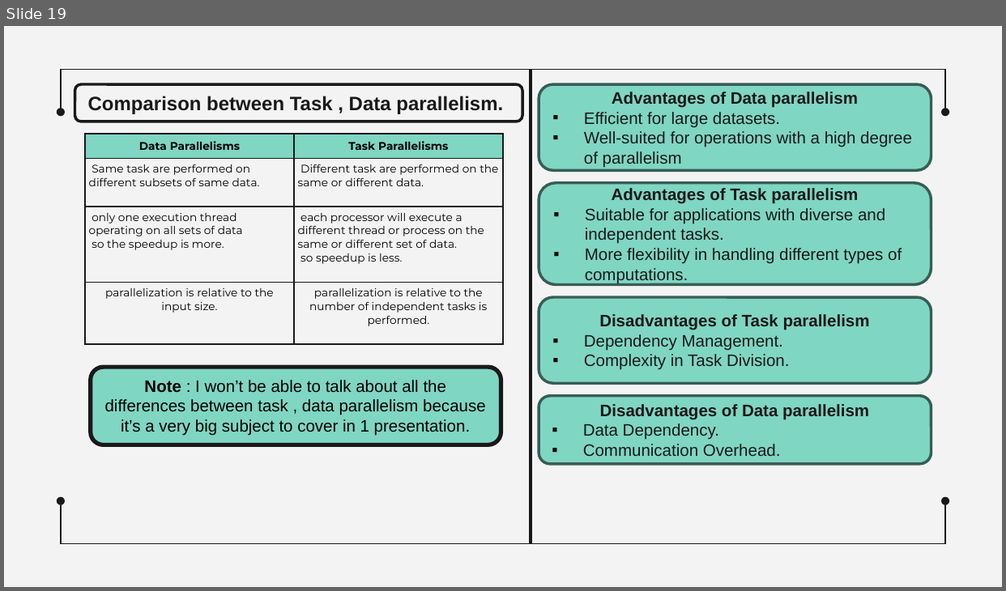
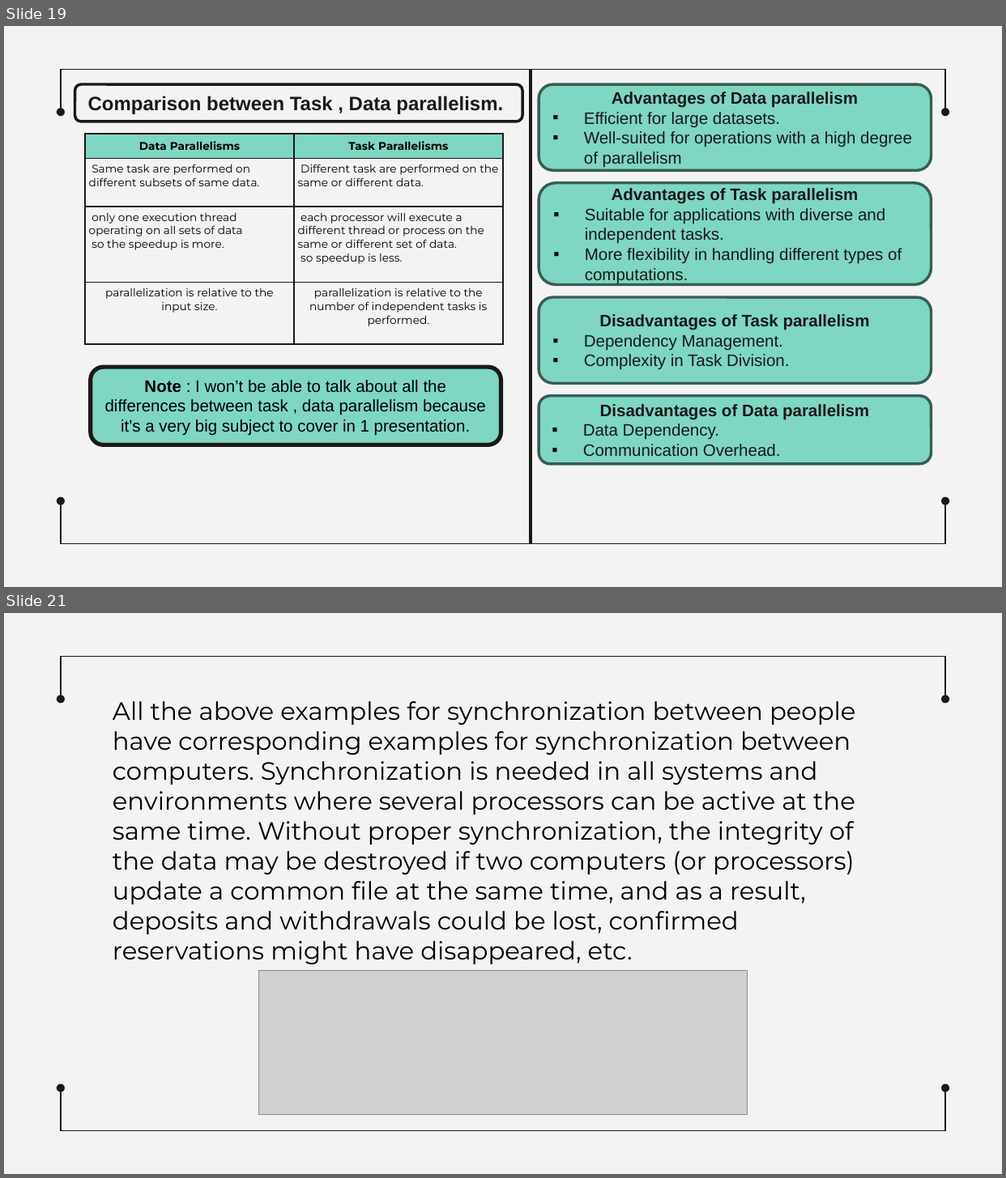
Before and after one commit to MahmoudEssam707/Operating-System, a slide deck: Presentaion on Shared Memory Machines/Sharing Memory Machines Gowely edit.pptx. Shown one above the other, each under a label of ours: slide 19 before the commit, slides 19 and 21 after it; the slides between them are not shown. The pictures are 1006x591 and 1006x1178 pixels, drawn with LibreOffice and Linux fonts; fonts in the diff are those of the drawing; grey boxes stand for pictures. Boxes give left, top, right and bottom in pixels: in the first picture for what was removed or moved away, otherwise in the second. Text is boxed around its words. In the diff, an @@ line names an element or a change of style, - is before the commit and + after.

Commit message:
boda7
synchronization w 7agat mn de

```diff
--- a/Presentaion on Shared Memory Machines/Sharing Memory Machines Gowely edit.pptx
+++ b/Presentaion on Shared Memory Machines/Sharing Memory Machines Gowely edit.pptx
@@ slide 21 added at (4, 613, 1002, 1174), background #F3F3F3; not listed: 6 template elements that a slide beside it also shows @@
@@ text added at (113, 701, 856, 965), 18 pt, text #000000 @@
+All the above examples for synchronization between people have corresponding examples for synchronization between computers. Synchronization is needed in all systems and environments where several processors can be active at the same time. Without proper synchronization, the integrity of the data may be destroyed if two computers (or processors) update a common ﬁle at the same time, and as a result, deposits and withdrawals could be lost, conﬁrmed reservations might have disappeared, etc.
@@ picture added at (258, 970, 748, 1114) @@
```
Also in this commit, not shown: 2 slides changed, 4 other slides added.
